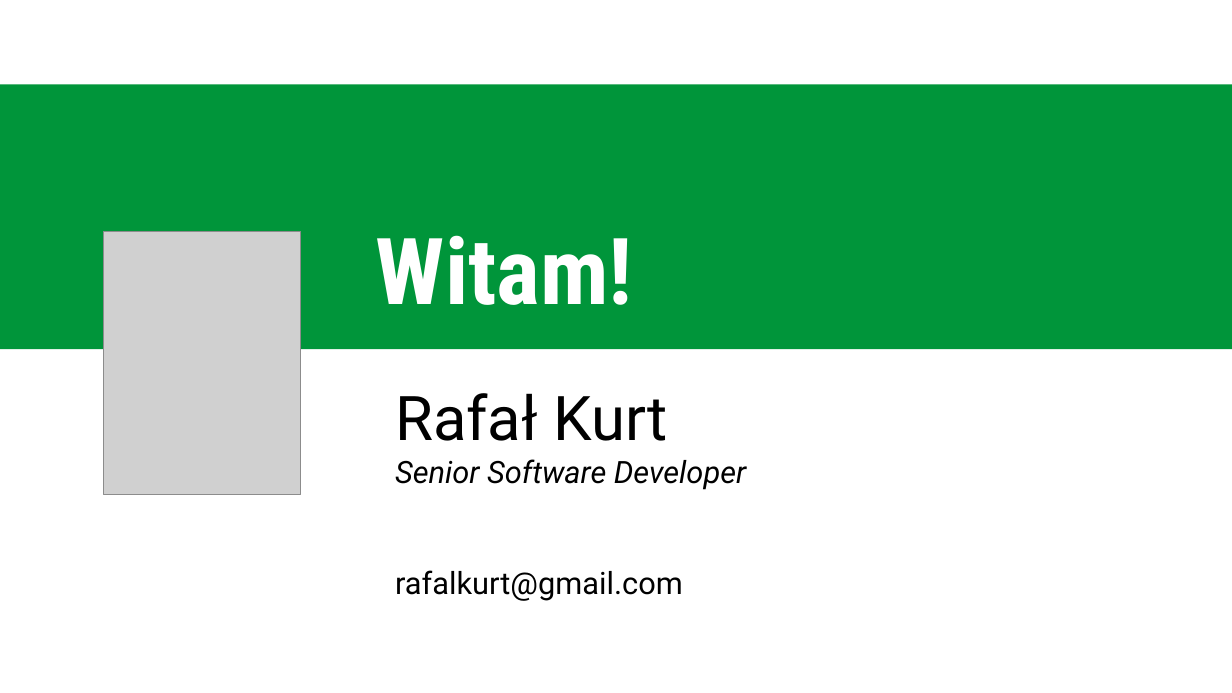
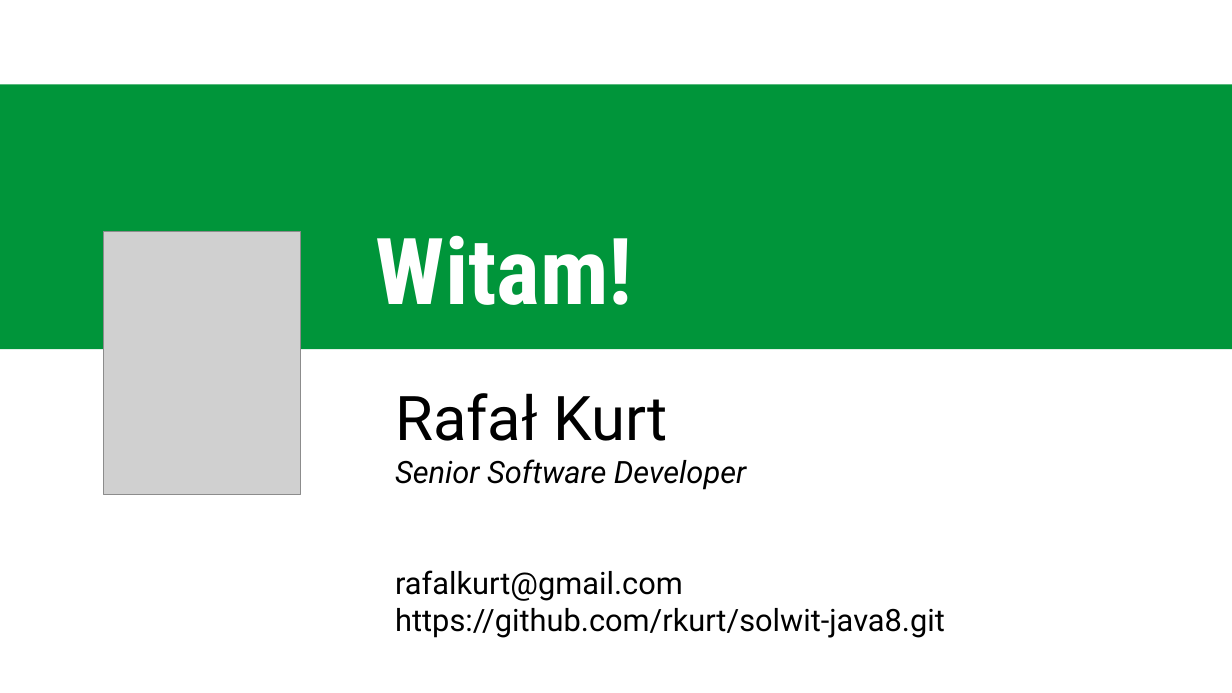
Before and after one commit to rkurt/java7, a slide deck: slide 2 of java8module/presentation/java8.pptx. Drawn at 1232x693 pixels with LibreOffice and Linux fonts; fonts in the diff are those of the drawing; grey boxes stand for pictures; background and template pictures are left out. Boxes give left, top, right and bottom in pixels: in the first picture for what was removed or moved away, otherwise in the second. Text is boxed around its words. In the diff, an @@ line names an element or a change of style, - is before the commit and + after.

Commit message:
Dodanie linku do github

```diff
--- a/java8module/presentation/java8.pptx
+++ b/java8module/presentation/java8.pptx
@@ text at bbox=[395, 608, 945, 638]: paragraph added @@
+https://github.com/rkurt/solwit-java8.git
```
Also in this commit, not shown: 1 other slide changed, 1 other file.
